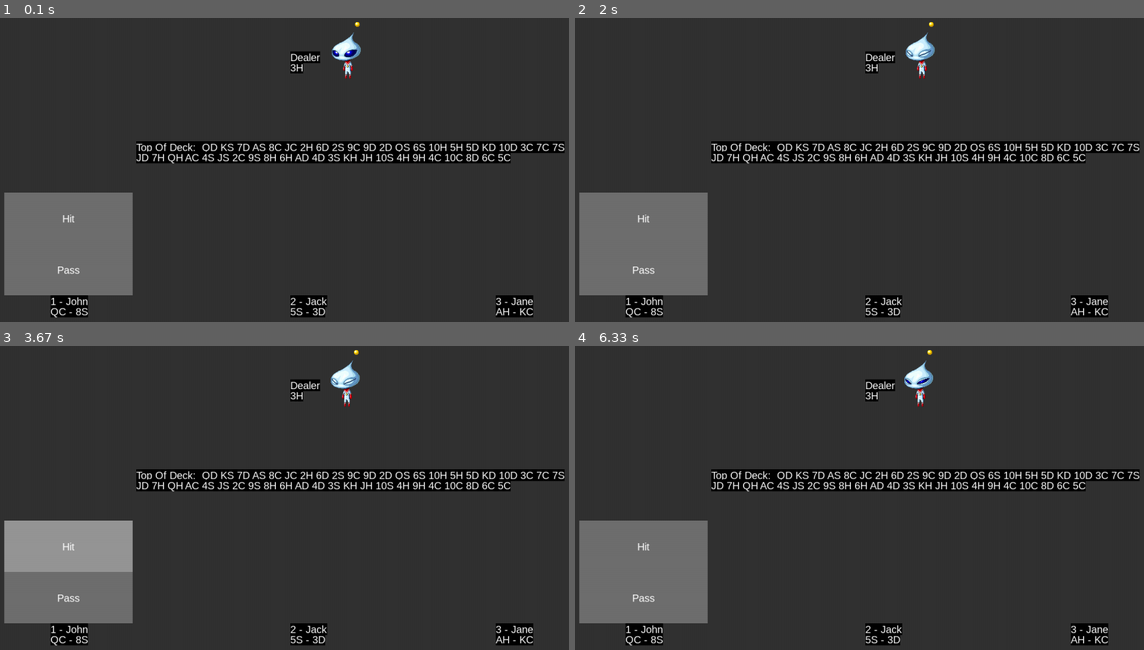
Above: before the commit, frames 1-4 (two rows, left to right).
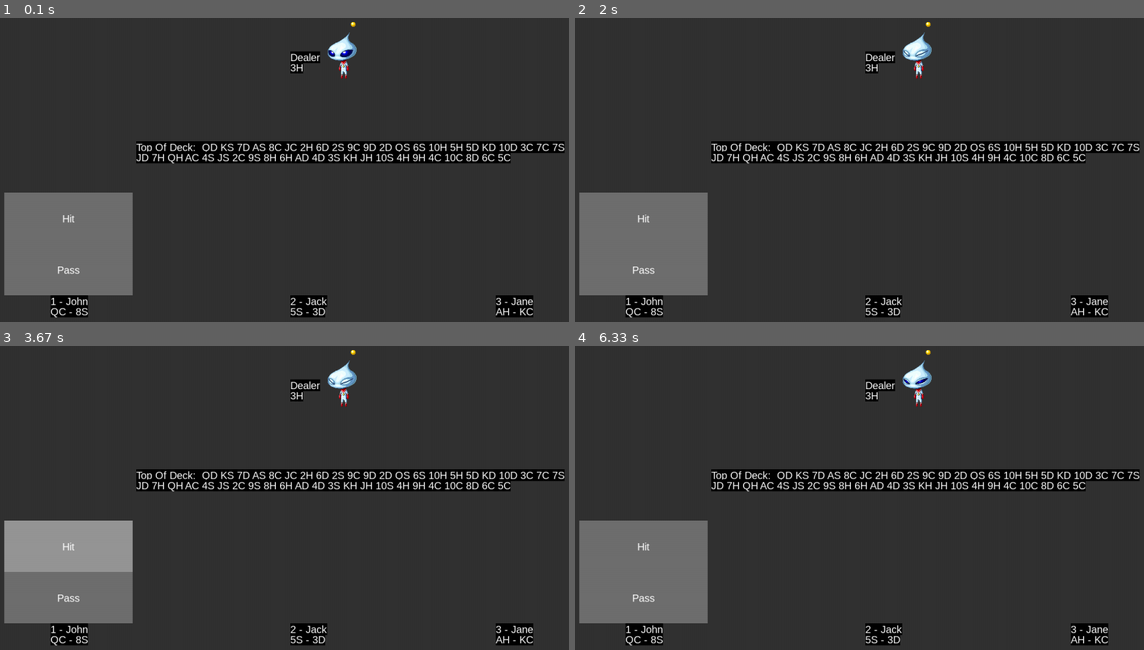
Above: after the commit, the same moments.

Repository: ekoret/blackjack-py
Game: pygame game, started from main.py
Same seed, same stepped clock (60 frames per second), same inputs: the game is played once before the commit and once after it.
Inputs (mouse positions are in pixels of both pictures, inside the frame that each line leads up to):
- Up to frame 1 (0.1 s): no input
- Up to frame 2 (2 s): click "Hit" at 0.38 s; click (870, 218) at 0.72 s; click (671, 288) at 1.05 s; click (outside the picture) at 1.38 s
- Up to frame 3 (3.67 s): click "Pass" at 2.22 s; click (267, 449) at 2.55 s; click "Hit" at 3.38 s
- Up to frame 4 (6.33 s): click (1058, 510) at 3.72 s; click "Pass" at 4.55 s; click (893, 504) at 4.88 s

The runs differ from the first frame. In frame 1, 0.4% of the frame differs, in the area x 57-64%, y 1-21%; in frame 2, 0.4%; in frame 3, 0.4%; in frame 4, 0.3%.

Commit message:
fix bernard moving while standing

Diff:
--- a/sprite.py
+++ b/sprite.py
@@ -13,13 +13,9 @@
     def __init__(self, x=1200 // 2 + 72, y=25):
         super().__init__(x, y)
 
-        self.width = 72
-        self.height = 172
+        self.width = 58
+        self.height = 161
 
-        """
-        TODO: Sprite sheet for Bernard needs to be fixed to be
-              exact pixel dimensions for each frame
-        """
         self.sheet = pygame.image.load(
             "images/sprite-sheets/bernard/alien-bernard-standing.png")
 
Binary file changed: images/sprite-sheets/bernard/alien-bernard-standing.png
